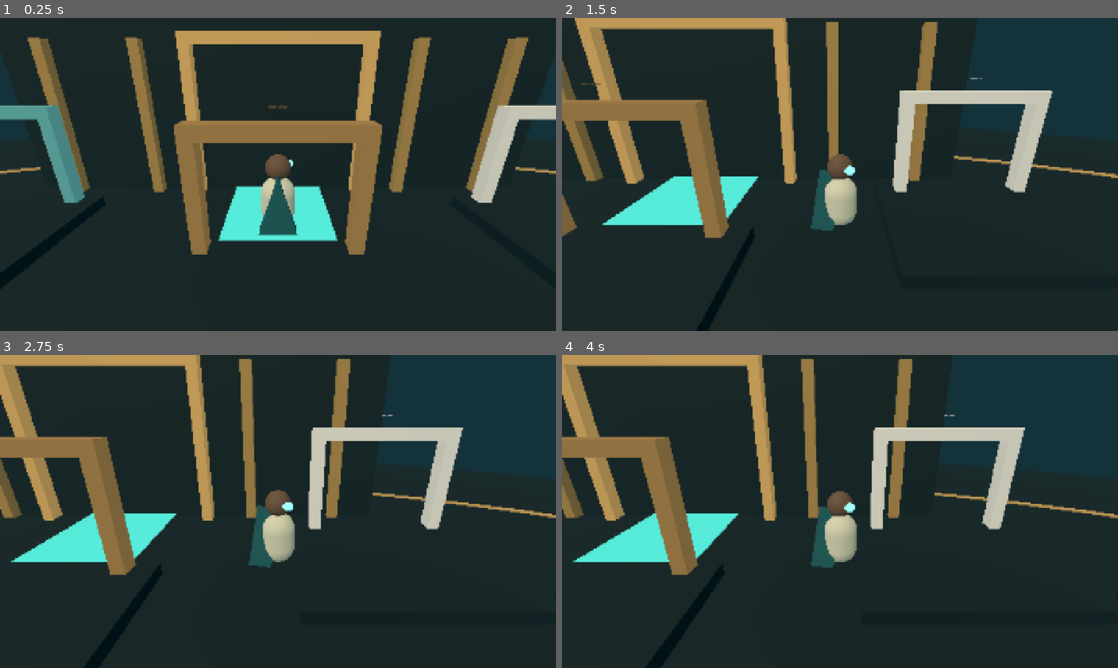
Above: before the commit, frames 1-4 (two rows, left to right).
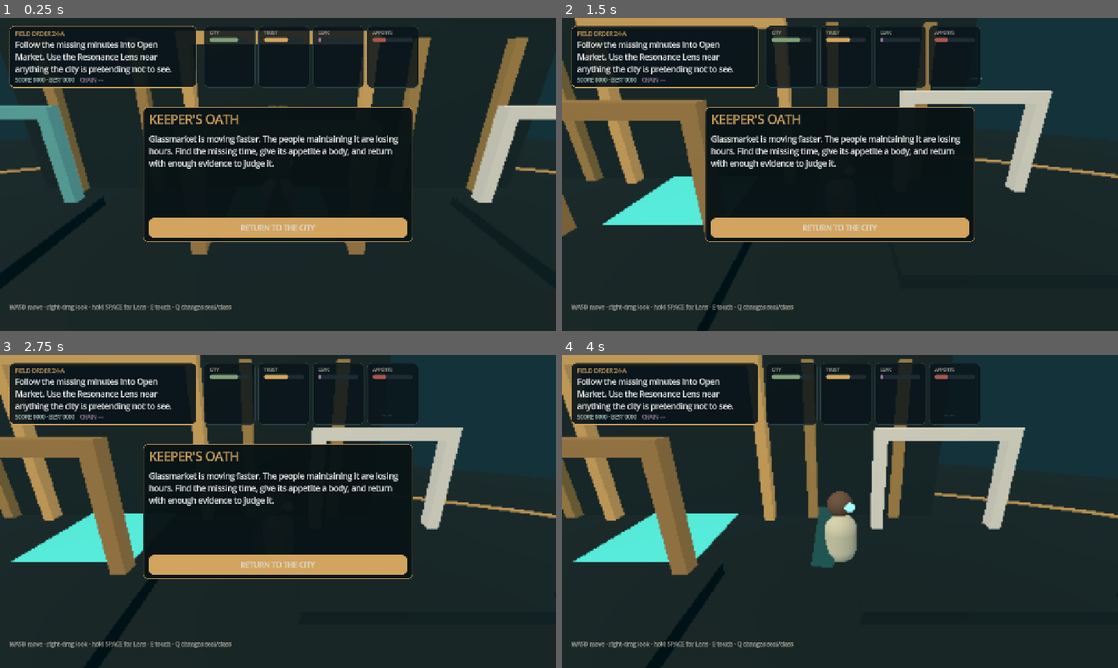
Above: after the commit, the same moments.

Repository: starsaintf/idea-zoo
Game: Godot game, scene res://scenes/main.tscn
Same seed, same stepped clock (60 frames per second), same inputs: the game is played once before the commit and once after it.
Inputs (mouse positions are in pixels of both pictures, inside the frame that each line leads up to):
- Up to frame 1 (0.25 s): no input
- Up to frame 2 (1.5 s): tap Enter at 0.5 s; move the mouse to (962, 158) at 0.52 s; hold D (move_right) 0.53-1.25 s; tap Q (cycle_seal) at 0.6 s; click (962, 158) at 0.67 s; drag from (728, 190) to (812, 237) at 1.27 s
- Up to frame 3 (2.75 s): tap Space (lens) at 2 s; move the mouse to (333, 442) at 2.02 s; hold D (move_right) from 2.03 s (still down); hold Space (lens) from 2.03 s (still down)
- Up to frame 4 (4 s): release D (move_right) at 2.75 s; release Space (lens) at 2.75 s; click (840, 564) at 2.75 s, where only the run after the commit has a clickable "RETURN TO THE CITY"; tap Enter at 3.5 s; drag from (812, 574) to (673, 464) at 3.52 s

The runs differ from the first frame. In frame 1, 19% of the frame differs, in the area x 1-76%, y 2-94%; in frame 2, 15%; in frame 3, 15%; in frame 4, 5.6%.
Error before the commit: Parse Error: Identifier "NOTIFICATION_RESIZED" not declared in the current scope. (res://scripts/hud.gd:59)

Commit message:
Fix iPhone viewport resize handling

Diff:
--- a/godot/scripts/hud.gd
+++ b/godot/scripts/hud.gd
@@ -53,10 +53,11 @@
 	_build_message()
 	_build_toast()
 	_build_controls()
+	get_viewport().size_changed.connect(_on_viewport_resized)
 	call_deferred("_layout_touch_controls")
 
-func _notification(what):
-	if what == NOTIFICATION_RESIZED and is_touch and is_inside_tree():
+func _on_viewport_resized():
+	if is_touch and is_inside_tree():
 		call_deferred("_layout_touch_controls")
 
 func _process(delta):
